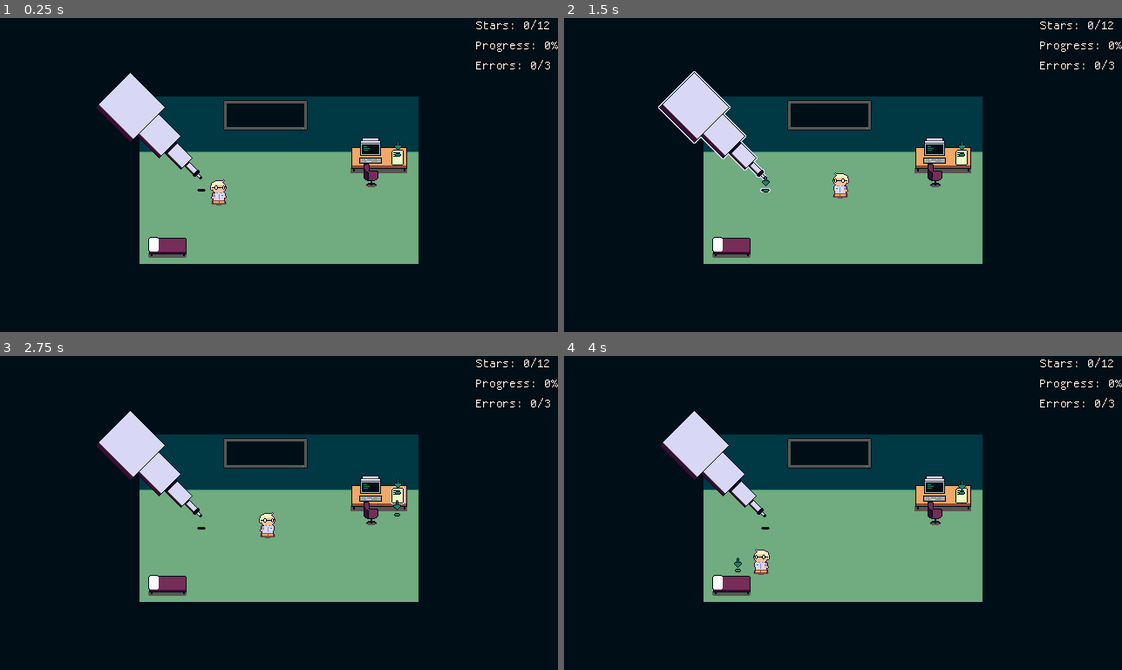
Above: before the commit, frames 1-4 (two rows, left to right).
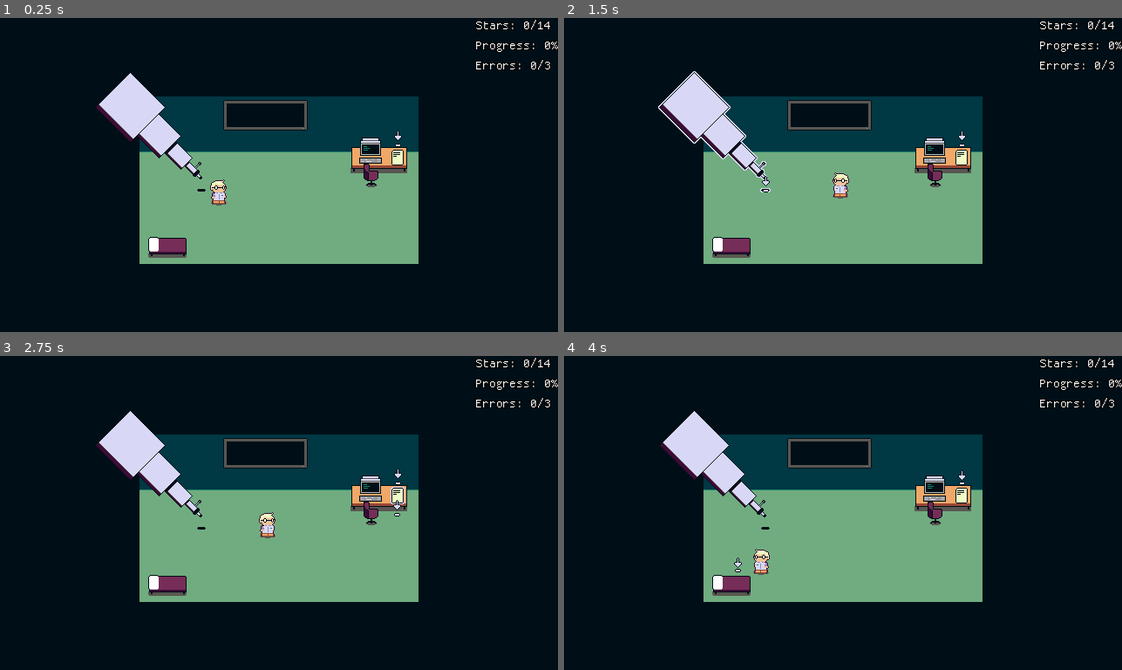
Above: after the commit, the same moments.

Repository: c0sx/ld59
Game: Godot game, scene res://scenes/main/main.tscn
Same seed, same stepped clock (60 frames per second), same inputs: the game is played once before the commit and once after it.
Inputs (mouse positions are in pixels of both pictures, inside the frame that each line leads up to):
- Up to frame 1 (0.25 s): no input
- Up to frame 2 (1.5 s): move the mouse to (937, 149) at 0.52 s; tap Space (interact) at 0.6, 1.35 s; click (937, 149) at 0.67 s; move the mouse to (714, 131) at 1.27 s; click (714, 131) at 1.42 s
- Up to frame 3 (2.75 s): move the mouse to (396, 494) at 2.02 s; tap Space (interact) at 2.1 s; click (396, 494) at 2.17 s
- Up to frame 4 (4 s): move the mouse to (731, 585) at 2.77 s; tap Space (interact) at 2.85, 3.6 s; click (731, 585) at 2.92 s; move the mouse to (1010, 560) at 3.52 s; click (1010, 560) at 3.67 s

The runs differ from the first frame. In frame 1, less than 0.1% of the frame differs, in the area x 35-99%, y 1-48%; in frame 2, 0.1%, in the area x 35-99%, y 1-56%; in frame 3, 0.1%; in frame 4, 0.1%.

Commit message:
feat: new stars

Diff:
--- a/data/days/day1.tres
+++ b/data/days/day1.tres
@@ -14,8 +14,10 @@
 [ext_resource type="Resource" uid="uid://dkr4ul22ergha" path="res://data/events/Wolf 1061/wolf-1061.tres" id="11_2jbyn"]
 [ext_resource type="Resource" uid="uid://cbexbdcwpmp2y" path="res://data/events/eye101/eye101.tres" id="12_3hfvd"]
 [ext_resource type="Resource" uid="uid://cmcdy8ulm4u5s" path="res://data/events/sh1n3/sh1n3.tres" id="13_5cywe"]
+[ext_resource type="Resource" uid="uid://c731at366jyy2" path="res://data/events/white33/white33.tres" id="14_w8ves"]
+[ext_resource type="Resource" uid="uid://csnykm5670u4h" path="res://data/events/mmd90/mmd90.tres" id="15_jlsex"]
 
 [resource]
 script = ExtResource("2_q7ry3")
-events = Array[ExtResource("1_xertv")]([ExtResource("7_mqiha …(230 unchanged characters)… rce("12_3hfvd"), ExtResource("13_5cywe")])
+events = Array[ExtResource("1_xertv")]([ExtResource("7_mqiha …(230 unchanged characters)… rce("12_3hfvd"), ExtResource("13_5cywe"), ExtResource("14_w8ves"), ExtResource("15_jlsex")])
 metadata/_custom_type_script = "uid://crcxdmvxwwbm2"
--- /dev/null
+++ b/data/events/mmd90/mmd90.tres
@@ -0,0 +1,11 @@
+[gd_resource type="Resource" script_class="EventData" format=3 uid="uid://csnykm5670u4h"]
+
+[ext_resource type="Script" uid="uid://b8lnirribpset" path="res://data/event-data.gd" id="1_4ygbg"]
+[ext_resource type="Texture2D" uid="uid://cnarjg5oseel2" path="res://data/events/mmd90/mmd90.png" id="2_f5r5t"]
+
+[resource]
+script = ExtResource("1_4ygbg")
+textures = Array[Texture]([ExtResource("2_f5r5t")])
+name = "MMD-90 278"
+description = "G-Type, solar negative"
+metadata/_custom_type_script = "uid://b8lnirribpset"
--- a/data/events/sh1n3/sh1n3.tres
+++ b/data/events/sh1n3/sh1n3.tres
@@ -6,6 +6,6 @@
 [resource]
 script = ExtResource("1_dlev5")
 textures = Array[Texture]([ExtResource("2_8jdjc")])
-name = "SH-1-N-3"
-description = "Good Luck"
+name = "SH1-N3"
+description = "Like a star"
 metadata/_custom_type_script = "uid://b8lnirribpset"
--- /dev/null
+++ b/data/events/white33/white33.tres
@@ -0,0 +1,11 @@
+[gd_resource type="Resource" script_class="EventData" format=3 uid="uid://c731at366jyy2"]
+
+[ext_resource type="Script" uid="uid://b8lnirribpset" path="res://data/event-data.gd" id="1_6w4e7"]
+[ext_resource type="Texture2D" uid="uid://b6vk33o4g6nip" path="res://data/events/white33/white-dwarf.png" id="2_32x8c"]
+
+[resource]
+script = ExtResource("1_6w4e7")
+textures = Array[Texture]([ExtResource("2_32x8c")])
+name = "XHR-33-W"
+description = "White dwarf, very fast"
+metadata/_custom_type_script = "uid://b8lnirribpset"
--- a/scenes/props/brief/brief.tscn
+++ b/scenes/props/brief/brief.tscn
@@ -28,7 +28,7 @@
 
 [node name="Cursor" parent="." unique_id=15663878 instance=ExtResource("3_r12xs")]
 unique_name_in_owner = true
-position = Vector2(1, -1)
+position = Vector2(1, -12)
 
 [node name="Area2D" type="Area2D" parent="." unique_id=579315618]
 unique_name_in_owner = true
@@ -38,6 +38,7 @@
 
 [node name="CanvasLayer" type="CanvasLayer" parent="." unique_id=43151796]
 unique_name_in_owner = true
+visible = false
 
 [node name="Panel" type="Panel" parent="CanvasLayer" unique_id=1912426533]
 custom_minimum_size = Vector2(350, 300)
--- a/scenes/props/monitor/monitor.gd
+++ b/scenes/props/monitor/monitor.gd
@@ -9,6 +9,7 @@
 @export var third_error_message: String = 'found you'
 @export var new_event_message: String = 'new coords'
 @export var send_report_message: String = "send report"
+@export var loading_coords_message: String = "loading"
 
 @onready var _sprite: Sprite2D = %Sprite2D
 @onready var _timer: Timer = %Timer
@@ -30,6 +31,7 @@
   EventBus.error_report_sent.connect(_on_error_report_sent)
   EventBus.report_added.connect(_on_report_added)
   EventBus.report_skipped.connect(_on_report_skipped)
+  EventBus.brief_read.connect(_on_brief_read)
 
   _timer.timeout.connect(_on_timeout)
 
@@ -89,7 +91,7 @@
   _error_label.visible = false
   _ok_label.visible = false
 
-  _show_ok_message(send_report_message)
+  _show_ok_message(send_report_message, false)
 
 
 func _on_report_skipped(_data: ReportData) -> void:
@@ -99,3 +101,7 @@
 
 func _on_new_event(_event: EventData) -> void:
   _show_ok_message(new_event_message, false)
+
+
+func _on_brief_read() -> void:
+  _show_ok_message(loading_coords_message, false)
--- a/scenes/props/telescope/telescope.gd
+++ b/scenes/props/telescope/telescope.gd
@@ -1,12 +1,18 @@
 class_name TelescopeProp
 extends Area2D
 
-@onready var _sprite: Sprite2D = %Sprite2D
+@onready var _animated_sprite: AnimatedSprite2D = %AnimatedSprite2D
 
 signal clicked
 
 
 func _ready() -> void:
+	assert(_animated_sprite != null, "animated sprite is not set")
+
+	EventBus.new_event.connect(_on_new_event)
+	EventBus.report_added.connect(_on_end_event)
+	EventBus.report_skipped.connect(_on_end_event)
+
 	_set_outline(false)
 
 	input_event.connect(_on_input_event)
@@ -15,7 +21,7 @@
 
 
 func _set_outline(value: bool) -> void:
-	_sprite.material.set_shader_parameter("enabled", value)
+	_animated_sprite.material.set_shader_parameter("enabled", value)
 
 
 func _on_mouse_entered() -> void:
@@ -31,3 +37,11 @@
 		var e := event as InputEventMouseButton
 		if e.button_index == MOUSE_BUTTON_LEFT and e.pressed:
 			clicked.emit()
+
+
+func _on_new_event(_data: EventData) -> void:
+	_animated_sprite.play("default")
+
+
+func _on_end_event(_data: ReportData) -> void:
+	_animated_sprite.stop()
--- a/scenes/props/telescope/telescope.tscn
+++ b/scenes/props/telescope/telescope.tscn
@@ -3,6 +3,8 @@
 [ext_resource type="Script" uid="uid://d2phau7wtlkpb" path="res://scenes/props/telescope/telescope.gd" id="1_n0cvs"]
 [ext_resource type="Shader" uid="uid://7ki37lbbt1g1" path="res://shader/outline.gdshader" id="2_1hv53"]
 [ext_resource type="Texture2D" uid="uid://c7xqibyr5hhxm" path="res://scenes/props/telescope/telescope2.png" id="3_e1tgv"]
+[ext_resource type="Texture2D" uid="uid://og3wru0u0w2f" path="res://scenes/props/telescope/animations/telescope22.png" id="4_d4os2"]
+[ext_resource type="Texture2D" uid="uid://dsyt1nkbk6xyw" path="res://scenes/props/telescope/animations/telescope23.png" id="5_23fyo"]
 
 [sub_resource type="ShaderMaterial" id="ShaderMaterial_giu3n"]
 shader = ExtResource("2_1hv53")
@@ -13,14 +15,41 @@
 [sub_resource type="RectangleShape2D" id="RectangleShape2D_n4wn5"]
 size = Vector2(128, 136)
 
+[sub_resource type="ShaderMaterial" id="ShaderMaterial_qfbdb"]
+shader = ExtResource("2_1hv53")
+shader_parameter/enabled = false
+shader_parameter/outline_color = Color(0.84705883, 0.84705883, 0.9647059, 1)
+shader_parameter/outline_width = 1.0
+
+[sub_resource type="SpriteFrames" id="SpriteFrames_k6uhu"]
+animations = [{
+"frames": [{
+"duration": 1.0,
+"texture": ExtResource("4_d4os2")
+}, {
+"duration": 1.0,
+"texture": ExtResource("5_23fyo")
+}],
+"loop": true,
+"name": &"default",
+"speed": 2.0
+}]
+
 [node name="Telescope" type="Area2D" unique_id=2071856247]
 script = ExtResource("1_n0cvs")
 
 [node name="Sprite2D" type="Sprite2D" parent="." unique_id=205190785]
 unique_name_in_owner = true
+visible = false
 material = SubResource("ShaderMaterial_giu3n")
 texture = ExtResource("3_e1tgv")
 
 [node name="CollisionShape2D" type="CollisionShape2D" parent="." unique_id=357029881]
 position = Vector2(0, 4)
 shape = SubResource("RectangleShape2D_n4wn5")
+
+[node name="AnimatedSprite2D" type="AnimatedSprite2D" parent="." unique_id=328167661]
+unique_name_in_owner = true
+material = SubResource("ShaderMaterial_qfbdb")
+sprite_frames = SubResource("SpriteFrames_k6uhu")
+frame_progress = 0.61056644
--- a/scenes/telescope/telescope.gd
+++ b/scenes/telescope/telescope.gd
@@ -312,6 +312,7 @@
 	_is_focused = false
 	_looking_disabled = false
 	_analyzing_container.visible = false
+	_focusing_container.visible = true
 
 	var report_data := ReportData.new()
 	var texture: Texture = _focus_event.event.textures.get(0)
@@ -364,6 +365,7 @@
 	_is_focused = false
 	_looking_disabled = false
 	_analyzing_container.visible = false
+	_focusing_container.visible = true
 
 	var report_data := ReportData.new()
 	var texture: Texture = _focus_event.event.textures.get(0)
Binary file added: data/events/mmd90/mmd90.png
Not shown, added: data/events/mmd90/mmd90.png.import
Binary file added: data/events/white33/white-dwarf.png
Not shown, added: data/events/white33/white-dwarf.png.import
Binary file changed: scenes/cursor/cursor1.png
Binary file changed: scenes/cursor/cursor2.png
Binary file changed: scenes/cursor/cursor3.png
Binary file added: scenes/props/telescope/animations/telescope22.png
Not shown, added: scenes/props/telescope/animations/telescope22.png.import
Binary file added: scenes/props/telescope/animations/telescope23.png
Not shown, added: scenes/props/telescope/animations/telescope23.png.import
Binary file changed: scenes/props/telescope/telescope2.png
(and 1 more such lines)
